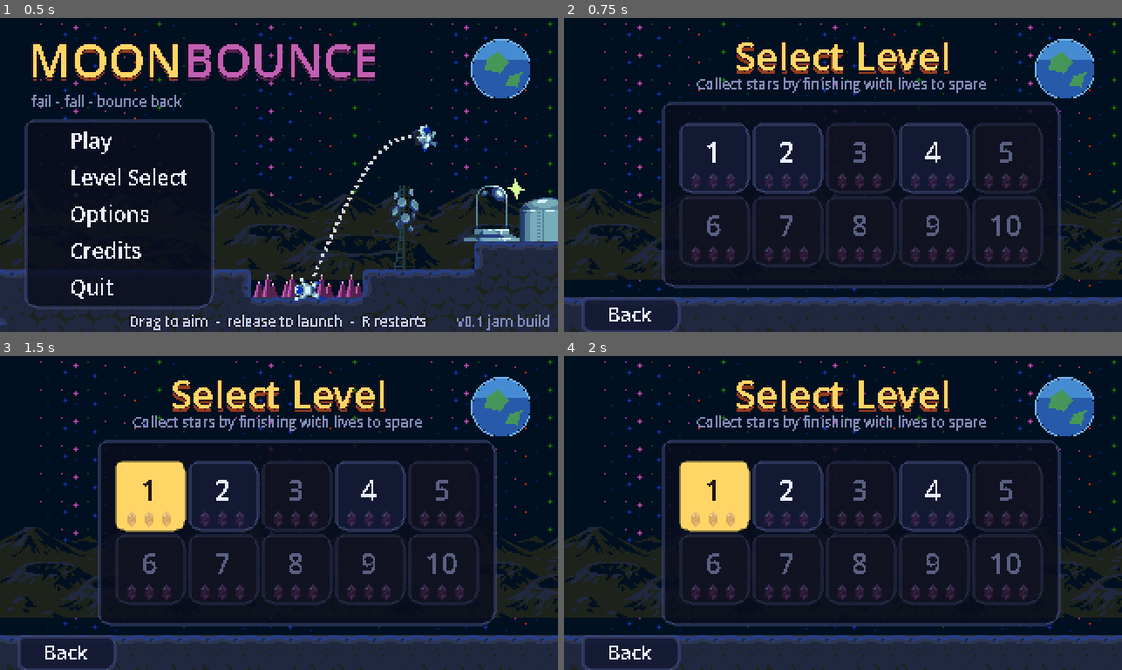
Above: before the commit, frames 1-4 (two rows, left to right).
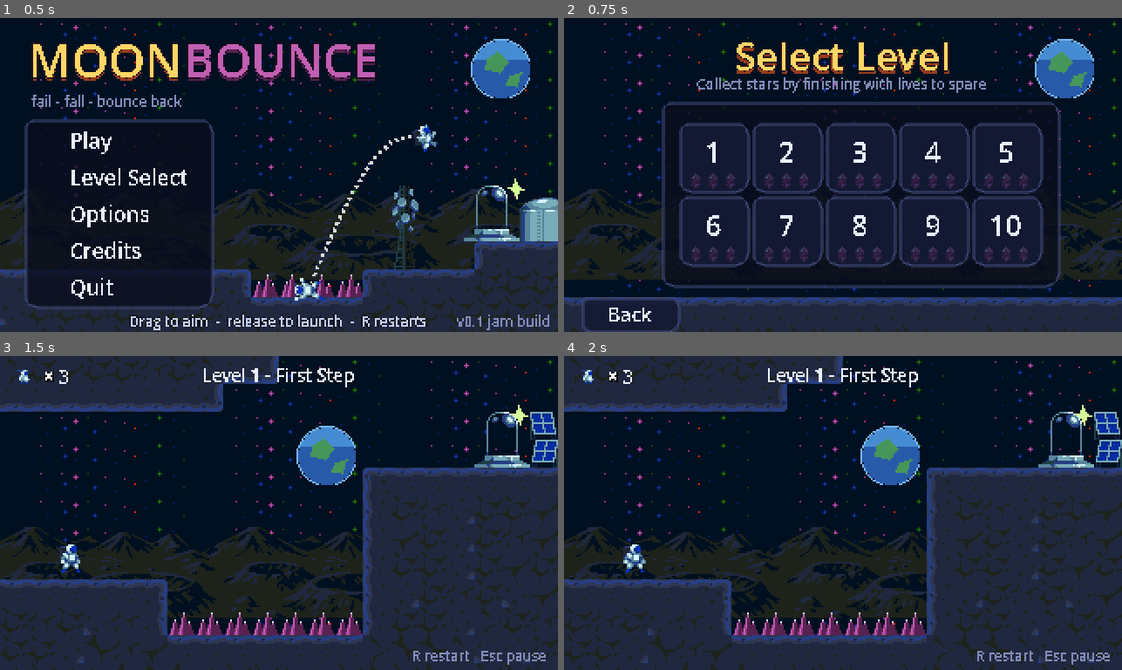
Above: after the commit, the same moments.

Repository: gab0yan/moonbounce
Game: Godot game, scene res://scenes/main_menu.tscn
Same seed, same stepped clock (60 frames per second), same inputs: the game is played once before the commit and once after it.
Inputs:
- Up to frame 1 (0.5 s): no input
- Up to frame 2 (0.75 s): click "Level Select" at 0.5 s
- Up to frame 3 (1.5 s): click "1" at 1.25 s
- Up to frame 4 (2 s): no input

Frame 1 is identical in both runs. In frame 2, 3.8% of the frame differs, in the area x 20-86%, y 33-80%; in frame 3, 46%; in frame 4, 46%, in the area x 0-100%, y 0-100%.

Commit message:
Levels connected to selection

Diff:
--- a/scenes/menus/level_select.tscn
+++ b/scenes/menus/level_select.tscn
@@ -70,7 +70,6 @@
 
 [node name="Level03" parent="LevelPanel/Grid" unique_id=1814141684 instance=ExtResource("5_level_button")]
 layout_mode = 2
-disabled = true
 text = "3"
 
 [node name="Level04" parent="LevelPanel/Grid" unique_id=2027421804 instance=ExtResource("5_level_button")]
@@ -79,32 +78,26 @@
 
 [node name="Level05" parent="LevelPanel/Grid" unique_id=1750587976 instance=ExtResource("5_level_button")]
 layout_mode = 2
-disabled = true
 text = "5"
 
 [node name="Level06" parent="LevelPanel/Grid" unique_id=363469392 instance=ExtResource("5_level_button")]
 layout_mode = 2
-disabled = true
 text = "6"
 
 [node name="Level07" parent="LevelPanel/Grid" unique_id=2143659556 instance=ExtResource("5_level_button")]
 layout_mode = 2
-disabled = true
 text = "7"
 
 [node name="Level08" parent="LevelPanel/Grid" unique_id=201185193 instance=ExtResource("5_level_button")]
 layout_mode = 2
-disabled = true
 text = "8"
 
 [node name="Level09" parent="LevelPanel/Grid" unique_id=2010371814 instance=ExtResource("5_level_button")]
 layout_mode = 2
-disabled = true
 text = "9"
 
 [node name="Level10" parent="LevelPanel/Grid" unique_id=398920041 instance=ExtResource("5_level_button")]
 layout_mode = 2
-disabled = true
 text = "10"
 
 [node name="BackButton" type="Button" parent="." unique_id=254982898]
@@ -115,5 +108,14 @@
 offset_bottom = 176.0
 text = "Back"
 
+[connection signal="pressed" from="LevelPanel/Grid/Level01" to="." method="_on_level_01_pressed"]
+[connection signal="pressed" from="LevelPanel/Grid/Level02" to="." method="_on_level_02_pressed"]
+[connection signal="pressed" from="LevelPanel/Grid/Level03" to="." method="_on_level_03_pressed"]
 [connection signal="pressed" from="LevelPanel/Grid/Level04" to="." method="_on_level_04_pressed"]
+[connection signal="pressed" from="LevelPanel/Grid/Level05" to="." method="_on_level_05_pressed"]
+[connection signal="pressed" from="LevelPanel/Grid/Level06" to="." method="_on_level_06_pressed"]
+[connection signal="pressed" from="LevelPanel/Grid/Level07" to="." method="_on_level_07_pressed"]
+[connection signal="pressed" from="LevelPanel/Grid/Level08" to="." method="_on_level_08_pressed"]
+[connection signal="pressed" from="LevelPanel/Grid/Level09" to="." method="_on_level_09_pressed"]
+[connection signal="pressed" from="LevelPanel/Grid/Level10" to="." method="_on_level_10_pressed"]
 [connection signal="pressed" from="BackButton" to="." method="_on_back_button_pressed"]
--- a/scripts/level_select.gd
+++ b/scripts/level_select.gd
@@ -3,14 +3,41 @@
 
 # Called when the node enters the scene tree for the first time.
 func _ready() -> void:
-	pass  # Back button is connected in the editor (Node tab > Signals)
-
+		for button in $LevelPanel/Grid.get_children():
+			if button is BaseButton:
+				button.mouse_entered.connect(SfxManager.play_click)
 
 
 
 func _on_back_button_pressed() -> void:
 	SceneHistory.go_back()
 
+func _on_level_01_pressed() -> void:
+	get_tree().change_scene_to_file("res://scenes/levels/level_01.tscn")
+
+func _on_level_02_pressed() -> void:
+	get_tree().change_scene_to_file("res://scenes/levels/level_02.tscn")
 
 func _on_level_04_pressed() -> void:
 	get_tree().change_scene_to_file("res://scenes/levels/level_04.tscn")
+
+func _on_level_03_pressed() -> void:
+	get_tree().change_scene_to_file("res://scenes/levels/level_03.tscn")
+
+func _on_level_05_pressed() -> void:
+	get_tree().change_scene_to_file("res://scenes/levels/level_05.tscn")
+
+func _on_level_06_pressed() -> void:
+	get_tree().change_scene_to_file("res://scenes/levels/level_06.tscn")
+
+func _on_level_07_pressed() -> void:
+	get_tree().change_scene_to_file("res://scenes/levels/level_07.tscn")
+
+func _on_level_08_pressed() -> void:
+	get_tree().change_scene_to_file("res://scenes/levels/level_08.tscn")
+
+func _on_level_09_pressed() -> void:
+	get_tree().change_scene_to_file("res://scenes/levels/level_9.tscn")
+
+func _on_level_10_pressed() -> void:
+	get_tree().change_scene_to_file("res://scenes/levels/level_10.tscn")
